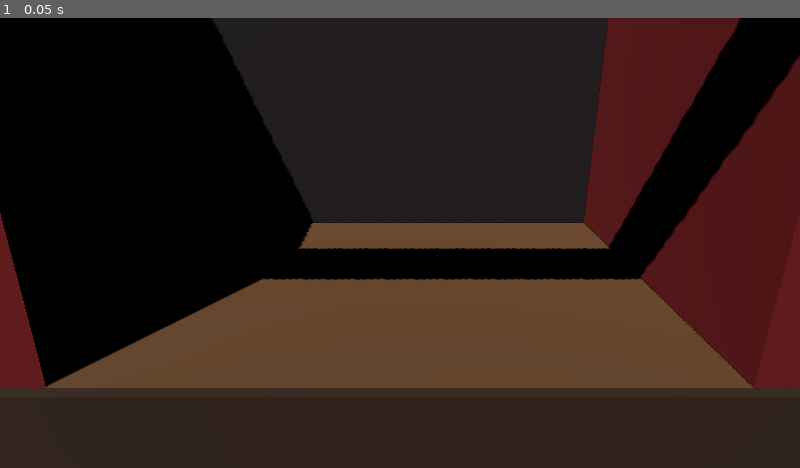
Above: before the commit, frame 1.
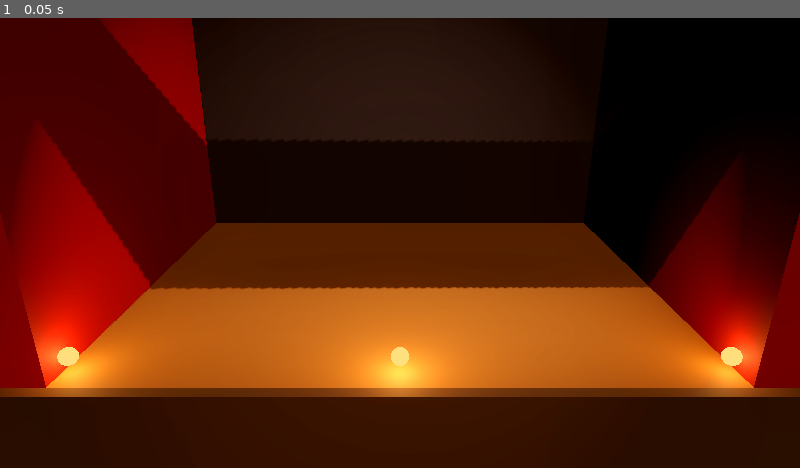
Above: after the commit, the same moment.

Repository: Lootziffer666/THE-LITTLE-WAR-SHOW
Game: Godot game, scene res://scenes/Main.tscn
Same seed, same stepped clock (60 frames per second), same inputs: the game is played once before the commit and once after it.
Inputs:
- Up to frame 1 (0.05 s): no input

The runs differ from the first frame. In frame 1, 83% of the frame differs, in the area x 0-100%, y 0-100%.

Commit message:
m1-step-02: theatrical camera, lighting and HD-2D post (key-spot, footlights, glow, filmic, tilt-shift DoF)

Diff:
--- a/scripts/StageBootstrap.gd
+++ b/scripts/StageBootstrap.gd
@@ -3,42 +3,68 @@
 ## Build-in-Code-Wurzel von "The Little War Show" (Konventionen §3).
 ## Die gesamte Bühne wird zur Laufzeit hier aufgebaut.
 ##
-## Schritt 01: leeres Bühnen-Diorama als erhöhte Theaterbühne — Boden + Schürze
-## (Apron), bemalte Rückwand, kohärenter Proszenium-Rahmen (Seitenvorhänge bündig
-## mit dem Volant) und Flies-Bar. Kamera/Licht sind PROVISORISCH (Schritt 02 ersetzt
-## sie). Knotennamen sind verbindlich (Konventionen §12).
+## Schritt 01: erhöhtes Bühnen-Diorama (Boden + Apron, Rückwand, Proszenium, Flies-Bar).
+## Schritt 02: finaler HD-2D-Theater-Look — Key-Spot mit Schatten, warmes Fill,
+## Footlights (mit blühenden Glühbirnen), WorldEnvironment (Glow/Filmic/Adjustments)
+## und Diorama-Kamera mit dezentem Tilt-Shift-DoF.
+## Knotennamen sind verbindlich (Konventionen §12).
 
 # --- Bühnenmaße (tunebar) ---
 @export_group("Stage")
-@export var stage_width: float = 8.0      # X-Ausdehnung des Bodens
-@export var stage_depth: float = 5.0       # Z-Ausdehnung des Bodens
+@export var stage_width: float = 8.0
+@export var stage_depth: float = 5.0
 @export var floor_thickness: float = 0.2
-@export var apron_height: float = 0.9      # sichtbare Schürze: Bühne wirkt erhöht
-@export var backdrop_z: float = -2.5       # Rückwand upstage
+@export var apron_height: float = 0.9
+@export var backdrop_z: float = -2.5
 @export var backdrop_height: float = 4.2
 
 @export_group("Proscenium")
 @export var curtain_height: float = 4.2
 @export var curtain_width: float = 0.7
-@export var valance_height: float = 0.7    # oberer Vorhang-Volant
-@export var flies_bar_y: float = 3.7       # Aufhängung für Schnüre/Props (Schritt 04/07)
-
-@export_group("Provisional camera/light (replaced in step 02)")
+@export var valance_height: float = 0.7
+@export var flies_bar_y: float = 3.7
+
+@export_group("Camera")
 @export var cam_position: Vector3 = Vector3(0.0, 3.0, 6.8)
 @export var cam_pitch_deg: float = -20.0
 @export var cam_fov: float = 45.0
-
-# --- Farben (stimmig zu reference/1781315900594.png) ---
-const COL_WOOD := Color(0.40, 0.26, 0.14)       # warmer Bühnenboden
-const COL_APRON := Color(0.20, 0.13, 0.07)      # dunkler Schürzen-Holzton
-const COL_CURTAIN := Color(0.45, 0.05, 0.06)    # tiefes Theaterrot
-const COL_BACKDROP := Color(0.11, 0.08, 0.10)   # dunkler, leicht warmer "bemalter" Hintergrund
+@export var dof_near_distance: float = 5.5   # näher als das blurrt (Apron-Vordergrund)
+@export var dof_far_distance: float = 8.0     # weiter als das blurrt (Backdrop)
+@export var dof_transition: float = 1.2
+@export var dof_amount: float = 0.08          # dezent halten (sonst "matschig")
+
+@export_group("Lighting")
+@export var key_position: Vector3 = Vector3(1.8, 5.5, 3.8)
+@export var key_energy: float = 4.0
+@export var fill_energy: float = 0.5
+@export var footlight_energy: float = 1.4
+@export var footlight_emission: float = 5.0   # treibt die Birnen über die Glow-Schwelle
+
+@export_group("Environment")
+@export var ambient_energy: float = 0.18
+@export var glow_intensity: float = 0.8
+@export var glow_threshold: float = 0.95       # hoch → nur die hellen Birnen blühen
+
+# --- Farben ---
+const COL_WOOD := Color(0.40, 0.26, 0.14)
+const COL_APRON := Color(0.20, 0.13, 0.07)
+const COL_CURTAIN := Color(0.45, 0.05, 0.06)
+const COL_BACKDROP := Color(0.11, 0.08, 0.10)
 const COL_BAR := Color(0.05, 0.05, 0.06)
+const COL_KEY := Color(1.0, 0.95, 0.85)        # warmweißes Schlüssellicht
+const COL_FILL := Color(1.0, 0.85, 0.70)       # warmes Aufhelllicht
+const COL_FOOT := Color(1.0, 0.70, 0.40)       # warmes Footlight-Orange
+const COL_BG := Color(0.02, 0.02, 0.03)        # fast schwarzer Bühnenraum
+const COL_AMBIENT := Color(0.15, 0.13, 0.16)
+
+const FOOTLIGHT_COUNT := 3
 
 
 func _ready() -> void:
 	_build_world()
-	_build_provisional_camera_and_light()
+	_build_lighting()
+	_build_environment()
+	_build_camera()
 	print("stage ready")
 
 
@@ -49,7 +75,6 @@
 
 	var half_d := stage_depth * 0.5
 
-	# Boden: Oberkante exakt bei y = 0 (Figuren stehen auf y = 0).
 	world.add_child(_make_box(
 		"StageFloor",
 		Vector3(stage_width, floor_thickness, stage_depth),
@@ -57,7 +82,6 @@
 		_make_material(COL_WOOD, 0.85, 0.0)
 	))
 
-	# Schürze (Apron): sichtbare Front unter der Bodenvorderkante → Bühne wirkt erhöht.
 	var apron := _make_box(
 		"StageApron",
 		Vector3(stage_width, apron_height, 0.15),
@@ -67,7 +91,6 @@
 	apron.cast_shadow = GeometryInstance3D.SHADOW_CASTING_SETTING_OFF
 	world.add_child(apron)
 
-	# Rückwand (Projektionsfläche für Schritt 08): hohe Quad upstage.
 	world.add_child(_make_quad(
 		"BackdropScreen",
 		Vector2(stage_width, backdrop_height),
@@ -85,10 +108,7 @@
 	var curtain_mat := _make_material(COL_CURTAIN, 0.9, 0.0)
 	var half_w := stage_width * 0.5
 	var half_d := stage_depth * 0.5
-	# Gemeinsame Rahmen-Frontebene: Vorderflächen von Beinen UND Volant liegen bei z = half_d.
-
-	# Seitenvorhänge: hohe Boxen über die volle Tiefe (maskieren die Seiten),
-	# Vorderfläche bündig bei z = half_d.
+
 	frame.add_child(_make_box(
 		"CurtainLeft",
 		Vector3(curtain_width, curtain_height, stage_depth),
@@ -101,8 +121,6 @@
 		Vector3(half_w - curtain_width * 0.5, curtain_height * 0.5, 0.0),
 		curtain_mat
 	))
-
-	# Oberer Volant: breite Box, Vorderfläche bündig zur Frontebene (kein Überstand).
 	frame.add_child(_make_box(
 		"CurtainTop",
 		Vector3(stage_width, valance_height, curtain_width),
@@ -110,7 +128,6 @@
 		curtain_mat
 	))
 
-	# Flies-Bar: dünne horizontale Stange über der Bühne (Verankerung später).
 	var bar := _make_box(
 		"FliesBar",
 		Vector3(stage_width * 0.95, 0.08, 0.08),
@@ -123,23 +140,115 @@
 	return frame
 
 
-func _build_provisional_camera_and_light() -> void:
-	# PROVISORISCH — wird in Schritt 02 durch finalen Lighting-/Kamera-Aufbau ersetzt.
+func _build_lighting() -> void:
+	var lighting := Node3D.new()
+	lighting.name = "Lighting"
+	add_child(lighting)
+
+	# Key-Spot: erzeugt den weichen Schlagschatten des Performers.
+	var key := SpotLight3D.new()
+	key.name = "KeySpot"
+	key.position = key_position
+	key.light_color = COL_KEY
+	key.light_energy = key_energy
+	key.spot_range = 18.0
+	key.spot_angle = 38.0
+	key.spot_angle_attenuation = 1.2
+	key.shadow_enabled = true
+	lighting.add_child(key)
+	key.look_at(Vector3(0.0, 0.9, 0.0), Vector3.UP)  # auf die Bühnenmitte zielen
+
+	# Warmes Fill: hebt die Schatten an, wirft selbst keinen Schatten.
+	var fill := DirectionalLight3D.new()
+	fill.name = "WarmFill"
+	fill.rotation_degrees = Vector3(-35.0, 18.0, 0.0)
+	fill.light_color = COL_FILL
+	fill.light_energy = fill_energy
+	fill.shadow_enabled = false
+	lighting.add_child(fill)
+
+	# Footlights: warme Punkte an der Bühnenkante; sichtbare Birnen sind die Bloom-Quelle.
+	var footlights := Node3D.new()
+	footlights.name = "Footlights"
+	lighting.add_child(footlights)
+
+	var bulb_mat := _make_emissive(COL_FOOT, footlight_emission)
+	var span := stage_width - 1.6
+	for i in FOOTLIGHT_COUNT:
+		var t := float(i) / float(FOOTLIGHT_COUNT - 1) - 0.5  # -0.5 … 0.5
+		var fx := Node3D.new()
+		fx.name = "Footlight%d" % i
+		fx.position = Vector3(t * span, 0.18, stage_depth * 0.5 - 0.25)
+		footlights.add_child(fx)
+
+		var bulb := _make_sphere("Bulb", 0.09, Vector3.ZERO, bulb_mat)
+		bulb.cast_shadow = GeometryInstance3D.SHADOW_CASTING_SETTING_OFF
+		fx.add_child(bulb)
+
+		var omni := OmniLight3D.new()
+		omni.name = "Light"
+		omni.light_color = COL_FOOT
+		omni.light_energy = footlight_energy
+		omni.omni_range = 3.2
+		omni.shadow_enabled = false
+		fx.add_child(omni)
+
+
+func _build_environment() -> void:
+	var env := Environment.new()
+	# Hintergrund + Ambient: dunkler Bühnenraum.
+	env.background_mode = Environment.BG_COLOR
+	env.background_color = COL_BG
+	env.ambient_light_source = Environment.AMBIENT_SOURCE_COLOR
+	env.ambient_light_color = COL_AMBIENT
+	env.ambient_light_energy = ambient_energy
+
+	# Glow/Bloom: hohe Schwelle → nur die hellen Footlight-Birnen blühen.
+	env.glow_enabled = true
+	env.glow_intensity = glow_intensity
+	env.glow_strength = 1.0
+	env.glow_bloom = 0.1
+	env.glow_blend_mode = Environment.GLOW_BLEND_MODE_ADDITIVE
+	env.glow_hdr_threshold = glow_threshold
+	env.set_glow_level(4, 1.0)
+	env.set_glow_level(5, 1.0)
+
+	# Verarbeitungsreihenfolge: DoF (Kamera) → Glow → Tonemap → Adjustments.
+	env.tonemap_mode = Environment.TONE_MAPPER_FILMIC
+	env.tonemap_exposure = 1.0
+
+	env.adjustment_enabled = true
+	env.adjustment_brightness = 1.0
+	env.adjustment_contrast = 1.08
+	env.adjustment_saturation = 1.12
+
+	var we := WorldEnvironment.new()
+	we.name = "WorldEnvironment"
+	we.environment = env
+	add_child(we)
+
+
+func _build_camera() -> void:
 	var cam := Camera3D.new()
-	cam.name = "ProvisionalCamera"
+	cam.name = "StageCamera"
 	cam.projection = Camera3D.PROJECTION_PERSPECTIVE
 	cam.fov = cam_fov
 	cam.position = cam_position
 	cam.rotation_degrees = Vector3(cam_pitch_deg, 0.0, 0.0)
 	cam.current = true
+
+	# Tilt-Shift-Miniatur: schmales Schärfeband auf der Bühnenmitte.
+	var attrs := CameraAttributesPractical.new()
+	attrs.dof_blur_far_enabled = true
+	attrs.dof_blur_far_distance = dof_far_distance
+	attrs.dof_blur_far_transition = dof_transition
+	attrs.dof_blur_near_enabled = true
+	attrs.dof_blur_near_distance = dof_near_distance
+	attrs.dof_blur_near_transition = dof_transition
+	attrs.dof_blur_amount = dof_amount
+	cam.attributes = attrs
+
 	add_child(cam)
-
-	var sun := DirectionalLight3D.new()
-	sun.name = "ProvisionalLight"
-	sun.rotation_degrees = Vector3(-50.0, -30.0, 0.0)
-	sun.light_energy = 1.1
-	sun.shadow_enabled = true
-	add_child(sun)
 
 
 # --- Bau-Helfer ---
@@ -152,6 +261,16 @@
 	return mat
 
 
+func _make_emissive(color: Color, energy: float) -> StandardMaterial3D:
+	var mat := StandardMaterial3D.new()
+	mat.albedo_color = color
+	mat.shading_mode = BaseMaterial3D.SHADING_MODE_UNSHADED
+	mat.emission_enabled = true
+	mat.emission = color
+	mat.emission_energy_multiplier = energy
+	return mat
+
+
 func _make_box(node_name: String, size: Vector3, pos: Vector3, mat: Material) -> MeshInstance3D:
 	var mesh := BoxMesh.new()
 	mesh.size = size
@@ -161,6 +280,13 @@
 func _make_quad(node_name: String, size: Vector2, pos: Vector3, mat: Material) -> MeshInstance3D:
 	var mesh := QuadMesh.new()
 	mesh.size = size
+	return _make_mesh_instance(node_name, mesh, pos, mat)
+
+
+func _make_sphere(node_name: String, radius: float, pos: Vector3, mat: Material) -> MeshInstance3D:
+	var mesh := SphereMesh.new()
+	mesh.radius = radius
+	mesh.height = radius * 2.0
 	return _make_mesh_instance(node_name, mesh, pos, mat)
 
 
